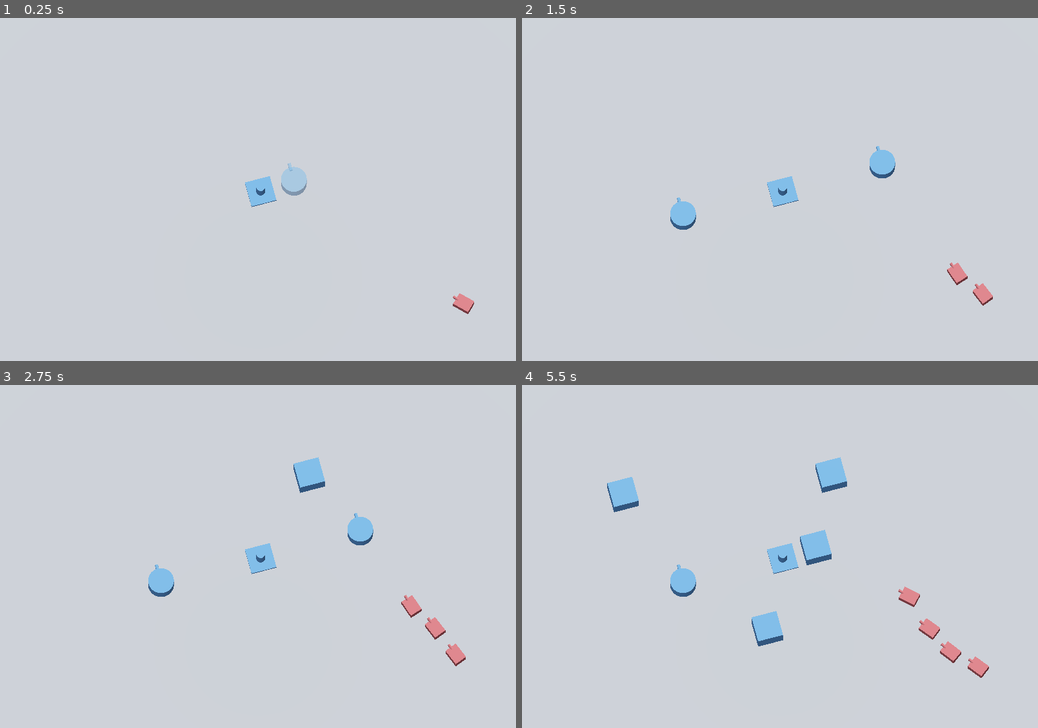
Above: before the commit, frames 1-4 (two rows, left to right).
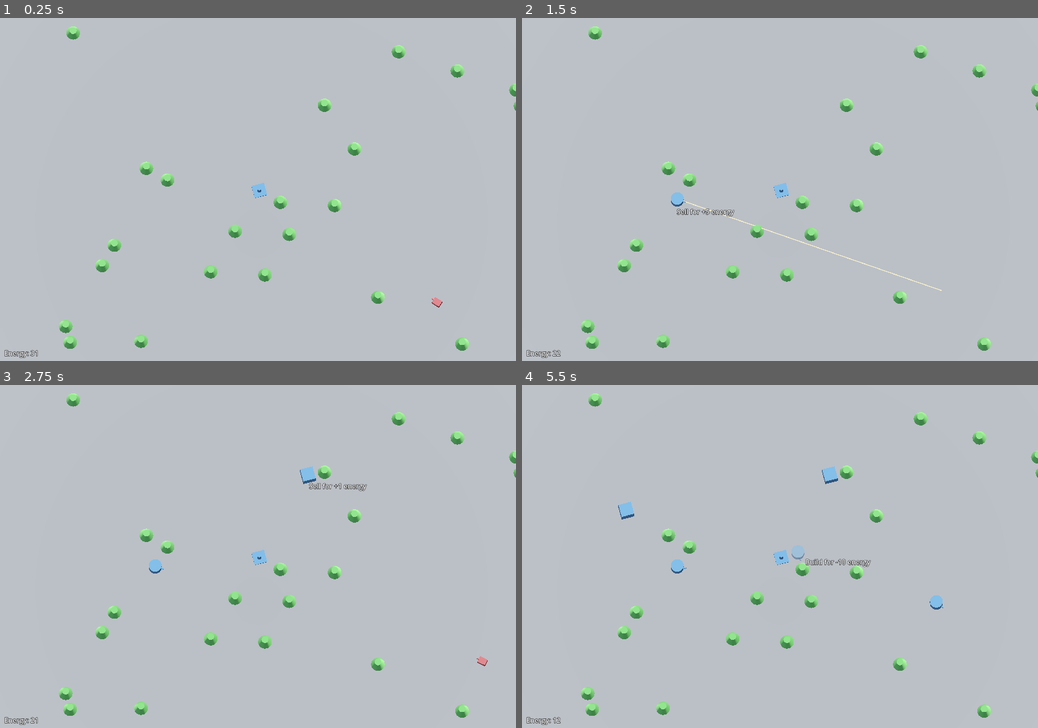
Above: after the commit, the same moments.

Repository: mcjohnalds/machine-extinction-event
Game: Godot game, scene res://main.tscn
Same seed, same stepped clock (60 frames per second), same inputs: the game is played once before the commit and once after it.
Inputs (mouse positions are in pixels of both pictures, inside the frame that each line leads up to):
- Up to frame 1 (0.25 s): no input
- Up to frame 2 (1.5 s): move the mouse to (893, 172) at 0.52 s; tap 3 at 0.6 s; click (893, 172) at 0.67 s; tap 1 at 0.8, 1.35 s; move the mouse to (676, 206) at 1.27 s; click (676, 206) at 1.42 s
- Up to frame 3 (2.75 s): tap 2 at 1.55, 2.1 s; move the mouse to (309, 481) at 2.02 s; click (309, 481) at 2.17 s; tap 3 at 2.3 s
- Up to frame 4 (5.5 s): move the mouse to (754, 625) at 2.77 s; tap 3 at 2.85, 4.55, 5.1 s; click (754, 625) at 2.92 s; tap 1 at 3.05, 3.6, 5.3 s; move the mouse to (934, 607) at 3.52 s; click (934, 607) at 3.67 s; tap 2 at 3.8, 4.35 s; move the mouse to (625, 505) at 4.27 s; click (625, 505) at 4.42 s; move the mouse to (805, 556) at 5.02 s; click (805, 556) at 5.17 s

The runs differ from the first frame. In frame 1, 2.6% of the frame differs, in the area x 0-100%, y 2-100%; in frame 2, 3.3%; in frame 3, 3.7%; in frame 4, 5.1%.

Commit message:
add features

Diff:
--- a/main.gd
+++ b/main.gd
@@ -1,34 +1,60 @@
-extends Node3D
-
-enum BuildingType {TURRET, WALL}
+class_name Main extends Node3D
+
+enum BuildingType {TURRET, WALL, MINE, INVALID}
+const BUILDING_ENERGY_COST = {
+	BuildingType.TURRET: 10,
+	BuildingType.WALL: 2,
+	BuildingType.MINE: 10,
+}
+const BUILDING_ENERGY_SELL_VALUE = {
+	BuildingType.TURRET: 5,
+	BuildingType.WALL: 1,
+	BuildingType.MINE: 5,
+}
 var turret_scene := preload("res://turret.tscn")
 var wall_scene := preload("res://wall.tscn")
 var enemy_scene := preload("res://enemy.tscn")
+var tracer_scene := preload("res://tracer.tscn")
+var uranium_scene := preload("res://uranium.tscn")
+var mine_scene := preload("res://mine.tscn")
 var player_transparent := preload("res://player_transparent.tres")
 @onready var ground := $Ground as Area3D
 @onready var ghost := $Ghost as Node3D
 @onready var launchpad := $Buildings/Launchpad as Node3D
-@onready var turret_ghost := $Ghost/Turret as Node3D
-@onready var wall_ghost := $Ghost/Wall as Node3D
 @onready var enemies := $Enemies as Node
 @onready var buildings := $Buildings as Node
+@onready var energy_label := %EnergyLabel as Label
+@onready var tooltip_label := %TooltipLabel as Label
+var mouse_position_3d := Vector3.ZERO
 var building_type := BuildingType.TURRET
 var grid_to_building := {} # Dictionary[Vector2i, Node3D]
+var grid_to_uranium := {} # Dictionary[Vector2i, Node3D]
+var energy := 30
 
 
 func _ready() -> void:
 	grid_to_building[Vector2i(0, 0)] = launchpad
-
-	for mesh: MeshInstance3D in ghost.find_children("*", "MeshInstance3D"):
-		mesh.material_override = player_transparent
-
-	ground.input_event.connect(_on_input_event)
-
-	while true:
-		var enemy := enemy_scene.instantiate() as Node3D
-		enemy.position = Vector3(5.0, 0.0, 5.0)
-		enemies.add_child(enemy)
-		await get_tree().create_timer(1.0).timeout
+	ground.input_event.connect(_on_ground_input_event)
+	ghost.add_child(turret_scene.instantiate())
+	make_ghost_transparent()
+	start_enemy_spawn_loop()
+	start_energy_loop()
+	for row in range(-100, 100):
+		for col in range(-100, 100):
+			if randf() < 0.03 and (row != 0 or col != 0):
+				var uranium := uranium_scene.instantiate() as Node3D
+				uranium.position.x = row
+				uranium.position.z = col
+				add_child(uranium)
+				grid_to_uranium[Vector2i(row, col)] = uranium
+
+
+
+func _input(event: InputEvent) -> void:
+	if event is InputEventMouseMotion:
+		var e := event as InputEventMouseMotion
+		tooltip_label.position.x = e.position.x
+		tooltip_label.position.y = e.position.y
 
 
 func _unhandled_input(event: InputEvent) -> void:
@@ -38,47 +64,55 @@
 			match e.keycode:
 				KEY_1:
 					building_type = BuildingType.TURRET
-					turret_ghost.visible = true
-					wall_ghost.visible = false
+					ghost.get_child(0).queue_free()
+					ghost.add_child(turret_scene.instantiate())
 				KEY_2:
 					building_type = BuildingType.WALL
-					turret_ghost.visible = false
-					wall_ghost.visible = true
+					ghost.get_child(0).queue_free()
+					ghost.add_child(wall_scene.instantiate())
+				KEY_3:
+					building_type = BuildingType.MINE
+					ghost.get_child(0).queue_free()
+					ghost.add_child(mine_scene.instantiate())
 				KEY_ESCAPE:
 					get_tree().quit()
-
-
-func _on_input_event(
+			make_ghost_transparent()
+
+
+func _on_ground_input_event(
 	_camera: Node,
 	event: InputEvent,
 	event_position: Vector3,
 	_normal: Vector3,
 	_shape_idx: int
 ) -> void:
-	var grid_coord := Vector2i(roundi(event_position.x), roundi(event_position.z))
-	var grid_pos := Vector3(grid_coord.x, 0.0, grid_coord.y)
-	if event is InputEventMouseMotion:
-		ghost.position = grid_pos
-
-	ghost.visible = grid_coord not in grid_to_building
-
-	if event.is_pressed():
-		if grid_coord in grid_to_building:
+	mouse_position_3d = Vector3(event_position.x, 0.0, event_position.z)
+	var grid_coord := Vector2i(roundi(mouse_position_3d.x), roundi(mouse_position_3d.z))
+
+	if can_place_building():
+		if event.is_pressed():
+			var building_cost: int = BUILDING_ENERGY_COST[building_type]
+			set_energy(energy - building_cost)
+			var building_scene := (
+				turret_scene if building_type == BuildingType.TURRET
+				else wall_scene if building_type == BuildingType.WALL
+				else mine_scene
+			)
+			var building := building_scene.instantiate() as Node3D
+			building.position = Vector3(roundi(mouse_position_3d.x), 0.0, roundi(mouse_position_3d.z))
+			grid_to_building[grid_coord] = building
+			buildings.add_child(building)
+	elif can_sell_building():
+		if event.is_pressed():
+			set_energy(energy + get_sell_value())
 			var building: Node3D = grid_to_building[grid_coord]
 			building.queue_free()
 			grid_to_building.erase(grid_coord)
-		else:
-			var building_scene := (
-				turret_scene if building_type == BuildingType.TURRET
-				else wall_scene
-			)
-			var building := building_scene.instantiate() as Node3D
-			building.position = grid_pos
-			grid_to_building[grid_coord] = building
-			buildings.add_child(building)
 
 
 func _process(delta: float) -> void:
+	update_tooltip()
+	update_ghost()
 	for enemy: Node3D in enemies.get_children():
 		if grid_to_building.is_empty():
 			continue
@@ -90,6 +124,37 @@
 			nearest_building.queue_free()
 			enemy.queue_free()
 			grid_to_building.erase(grid_coord)
+	for grid_coord: Vector2i in grid_to_building:
+		var building: Node3D = grid_to_building[grid_coord]
+		if building is Turret:
+			var turret := building as Turret
+			if enemies.get_children().is_empty():
+				continue
+			var nearest_enemy: Node3D = null
+			for enemy: Node3D in enemies.get_children():
+				if (
+					not nearest_enemy
+					or turret.position.distance_to(enemy.position)
+						< turret.position.distance_to(nearest_enemy.position)
+				):
+					nearest_enemy = enemy
+			if get_time() - turret.last_fired_at > 2.0:
+				turret.last_fired_at = get_time()
+				add_tracer(turret, nearest_enemy)
+				nearest_enemy.queue_free()
+				var gun := turret.find_child("Gun") as Node3D
+				gun.look_at(nearest_enemy.position, Vector3.UP, true)
+
+
+func add_tracer(turret: Node3D, enemy: Node3D) -> void:
+	var tracer := tracer_scene.instantiate() as Node3D
+	add_child(tracer)
+	tracer.position = turret.position
+	tracer.look_at(enemy.position, Vector3.UP, true)
+	tracer.scale.z = tracer.position.distance_to(enemy.position)
+	get_tree().create_timer(0.1).timeout.connect(func() -> void:
+		tracer.queue_free()
+	)
 
 
 func get_nearest_building(pos: Vector3) -> Vector2i:
@@ -101,3 +166,101 @@
 		if pos.distance_to(a.position) < pos.distance_to(b.position):
 			nearest_grid_coord = grid_coord
 	return nearest_grid_coord
+
+
+func get_time() -> float:
+	return Time.get_ticks_msec() / 1000.0
+
+
+func make_ghost_transparent() -> void:
+	var meshes := ghost.find_children("*", "MeshInstance3D", true, false)
+	for mesh: MeshInstance3D in meshes:
+		mesh.material_override = player_transparent
+
+
+func start_enemy_spawn_loop() -> void:
+	var t := 2.0
+	while true:
+		var enemy := enemy_scene.instantiate() as Node3D
+		enemy.position = Vector3(10.0, 0.0, 10.0)
+		enemy.position.x += randf_range(-3.0, 3.0)
+		enemy.position.z += randf_range(-3.0, 3.0)
+		enemies.add_child(enemy)
+		await get_tree().create_timer(t).timeout
+		t -= 0.03
+		t = maxf(t, 0.1)
+
+
+func start_energy_loop() -> void:
+	while true:
+		set_energy(energy + 1)
+		for building in buildings.get_children():
+			if building is Mine:
+				set_energy(energy + 1)
+		await get_tree().create_timer(1.0).timeout
+
+
+func set_energy(new_energy: int) -> void:
+	energy = new_energy
+	energy_label.text = "Energy: %s" % energy
+
+
+func update_tooltip() -> void:
+	if can_place_building():
+		var building_cost: int = BUILDING_ENERGY_COST[building_type]
+		tooltip_label.text = "Build for -%s energy" % building_cost
+		tooltip_label.visible = true
+	elif can_sell_building():
+		tooltip_label.text = "Sell for +%s energy" % get_sell_value()
+		tooltip_label.visible = true
+	else:
+		tooltip_label.visible = false
+
+
+func update_ghost() -> void:
+	ghost.position = Vector3(roundi(mouse_position_3d.x), 0.0, roundi(mouse_position_3d.z))
+	ghost.visible = can_place_building()
+
+
+func can_place_building() -> bool:
+	var grid_coord := Vector2i(
+		roundi(mouse_position_3d.x),
+		roundi(mouse_position_3d.z)
+	)
+	var building_cost: int = BUILDING_ENERGY_COST[building_type]
+	return (
+		(
+			building_type == BuildingType.MINE and grid_coord in grid_to_uranium
+			or (
+				building_type != BuildingType.MINE
+				and grid_coord not in grid_to_building
+				and grid_coord not in grid_to_uranium
+			)
+		)
+		and energy >= building_cost
+	)
+
+
+func can_sell_building() -> bool:
+	var grid_coord := Vector2i(
+		roundi(mouse_position_3d.x),
+		roundi(mouse_position_3d.z)
+	)
+	return (
+		grid_coord in grid_to_building and grid_coord != Vector2i(0, 0)
+	)
+
+
+func get_sell_value() -> int:
+	var grid_coord := Vector2i(
+		roundi(mouse_position_3d.x),
+		roundi(mouse_position_3d.z)
+	)
+	var building_under_mouse_type := (
+		BuildingType.TURRET if grid_to_building[grid_coord] is Turret
+		else BuildingType.WALL if grid_to_building[grid_coord] is Wall
+		else BuildingType.MINE if grid_to_building[grid_coord] is Mine
+		else BuildingType.INVALID
+	)
+	assert(building_under_mouse_type != BuildingType.INVALID)
+	return BUILDING_ENERGY_SELL_VALUE[building_under_mouse_type]
--- a/main.tscn
+++ b/main.tscn
@@ -1,9 +1,7 @@
-[gd_scene load_steps=13 format=3 uid="uid://ca5w6pligjaeb"]
+[gd_scene load_steps=11 format=3 uid="uid://ca5w6pligjaeb"]
 
 [ext_resource type="Script" path="res://main.gd" id="1_jl7ro"]
 [ext_resource type="Material" uid="uid://d38cmy2vgkbmb" path="res://player.tres" id="2_bgt2e"]
-[ext_resource type="PackedScene" uid="uid://cdl15ju1voxhk" path="res://turret.tscn" id="3_myx7p"]
-[ext_resource type="PackedScene" uid="uid://7cjndxgwsyn7" path="res://wall.tscn" id="3_owmjx"]
 
 [sub_resource type="ProceduralSkyMaterial" id="ProceduralSkyMaterial_hfirg"]
 sky_horizon_color = Color(0.64625, 0.65575, 0.67075, 1)
@@ -20,7 +18,7 @@
 [sub_resource type="PlaneMesh" id="PlaneMesh_r4355"]
 
 [sub_resource type="StandardMaterial3D" id="StandardMaterial3D_h7dw4"]
-albedo_color = Color(0.639216, 0.639216, 0.639216, 1)
+albedo_color = Color(0.556863, 0.556863, 0.556863, 1)
 
 [sub_resource type="BoxShape3D" id="BoxShape3D_ayy8k"]
 size = Vector3(2000, 1, 2000)
@@ -43,7 +41,7 @@
 [node name="Camera3D" type="Camera3D" parent="."]
 transform = Transform3D(0.965926, 0.25, -0.0669873, 9.02727e-17, 0.258819, 0.965926, 0.258819, -0.933013, 0.25, -0.75, 10, 2.5)
 projection = 1
-size = 10.0
+size = 20.0
 far = 500.0
 
 [node name="Ground" type="Area3D" parent="."]
@@ -61,12 +59,6 @@
 [node name="Ghost" type="Node3D" parent="."]
 transform = Transform3D(1, 0, 0, 0, 1, 0, 0, 0, 1, 1, 0, 0)
 
-[node name="Turret" parent="Ghost" instance=ExtResource("3_myx7p")]
-
-[node name="Wall" parent="Ghost" instance=ExtResource("3_owmjx")]
-transform = Transform3D(1, 0, 0, 0, 1, 0, 0, 0, 1, 2.08165e-12, 2.08165e-12, 2.08165e-12)
-visible = false
-
 [node name="Enemies" type="Node" parent="."]
 
 [node name="Buildings" type="Node" parent="."]
@@ -82,3 +74,21 @@
 transform = Transform3D(0.256716, 0, 0, 0, 0.256716, 0, 0, 0, 0.256716, 0, 0.305468, 0)
 mesh = SubResource("CylinderMesh_lurw7")
 skeleton = NodePath("../../..")
+
+[node name="UI" type="CanvasLayer" parent="."]
+
+[node name="EnergyLabel" type="Label" parent="UI"]
+unique_name_in_owner = true
+offset_left = 10.0
+offset_top = 770.0
+offset_right = 90.0
+offset_bottom = 793.0
+text = "Energy: 0"
+
+[node name="TooltipLabel" type="Label" parent="UI"]
+unique_name_in_owner = true
+offset_left = 570.0
+offset_top = 400.0
+offset_right = 688.0
+offset_bottom = 423.0
+text = "-10 energy"
--- /dev/null
+++ b/mine.gd
@@ -0,0 +1 @@
+class_name Mine extends Node3D
--- /dev/null
+++ b/mine.tscn
@@ -0,0 +1,18 @@
+[gd_scene load_steps=4 format=3 uid="uid://b8etnikxj4lia"]
+
+[ext_resource type="Script" path="res://mine.gd" id="1_hfp5h"]
+[ext_resource type="Material" uid="uid://d38cmy2vgkbmb" path="res://player.tres" id="2_hmo7u"]
+
+[sub_resource type="PrismMesh" id="PrismMesh_cx3d0"]
+material = ExtResource("2_hmo7u")
+left_to_right = 1.11022e-16
+size = Vector3(0.7, 0.7, 0.7)
+
+[node name="Mine" type="Node3D"]
+transform = Transform3D(1, 0, 0, 0, 1, 0, 0, 0, 1, 2.08165e-12, 2.08165e-12, 2.08165e-12)
+script = ExtResource("1_hfp5h")
+
+[node name="MeshInstance3D" type="MeshInstance3D" parent="."]
+transform = Transform3D(1, 0, 0, 0, 1, 0, 0, 0, 1, 2.08165e-12, 0.35, 2.08165e-12)
+mesh = SubResource("PrismMesh_cx3d0")
+skeleton = NodePath("../../..")
--- a/project.godot
+++ b/project.godot
@@ -30,7 +30,10 @@
 window/size/window_width_override=2400
 window/size/window_height_override=1600
 window/stretch/mode="viewport"
-window/stretch/scale=0.5
+
+[gui]
+
+theme/custom="res://theme.tres"
 
 [rendering]
 
--- /dev/null
+++ b/theme.tres
@@ -0,0 +1,5 @@
+[gd_resource type="Theme" format=3 uid="uid://dd40wdgage8g7"]
+
+[resource]
+Label/colors/font_outline_color = Color(0, 0, 0, 1)
+Label/constants/outline_size = 3
--- /dev/null
+++ b/tracer.tscn
@@ -0,0 +1,17 @@
+[gd_scene load_steps=3 format=3 uid="uid://cttvjcxmfeosi"]
+
+[sub_resource type="StandardMaterial3D" id="StandardMaterial3D_d10f0"]
+shading_mode = 0
+albedo_color = Color(0.917647, 0.862745, 0.654902, 1)
+
+[sub_resource type="CylinderMesh" id="CylinderMesh_ff224"]
+material = SubResource("StandardMaterial3D_d10f0")
+top_radius = 0.025
+bottom_radius = 0.025
+height = 1.0
+
+[node name="Tracer" type="Node3D"]
+
+[node name="MeshInstance3D" type="MeshInstance3D" parent="."]
+transform = Transform3D(1, 0, 0, 0, -4.37114e-08, -1, 0, 1, -4.37114e-08, 0, 0.32461, 0.5)
+mesh = SubResource("CylinderMesh_ff224")
--- /dev/null
+++ b/turret.gd
@@ -0,0 +1,3 @@
+class_name Turret extends Node3D
+
+var last_fired_at := 0.0
--- a/turret.tscn
+++ b/turret.tscn
@@ -1,5 +1,6 @@
-[gd_scene load_steps=4 format=3 uid="uid://cdl15ju1voxhk"]
+[gd_scene load_steps=5 format=3 uid="uid://cdl15ju1voxhk"]
 
+[ext_resource type="Script" path="res://turret.gd" id="1_5sndl"]
 [ext_resource type="Material" uid="uid://d38cmy2vgkbmb" path="res://player.tres" id="1_pckrt"]
 
 [sub_resource type="CylinderMesh" id="CylinderMesh_yc31u"]
@@ -10,15 +11,16 @@
 
 [node name="Turret" type="Node3D"]
 transform = Transform3D(1, 0, 0, 0, 1, 0, 0, 0, 1, 2.08165e-12, 2.08165e-12, 2.08165e-12)
+script = ExtResource("1_5sndl")
 
 [node name="Base" type="MeshInstance3D" parent="."]
 transform = Transform3D(0.75, 0, 0, 0, 0.22325, 0, 0, 0, 0.75, 0, 0.218402, 0)
 mesh = SubResource("CylinderMesh_yc31u")
 skeleton = NodePath("../..")
 
-[node name="Turret" type="Node3D" parent="."]
+[node name="Gun" type="Node3D" parent="."]
 
-[node name="Cylinder" type="MeshInstance3D" parent="Turret"]
-transform = Transform3D(0.094981, 0, 0, 0, -4.80509e-09, -0.094981, 0, 0.109927, -4.15175e-09, 0, 0.301197, -0.421219)
+[node name="Cylinder" type="MeshInstance3D" parent="Gun"]
+transform = Transform3D(0.094981, 0, 0, 0, -4.80509e-09, -0.094981, 0, 0.109927, -4.15175e-09, 2.08165e-12, 0.301, 0.421)
 mesh = SubResource("CylinderMesh_lurw7")
 skeleton = NodePath("../../..")
--- /dev/null
+++ b/uranium.tscn
@@ -0,0 +1,21 @@
+[gd_scene load_steps=4 format=3 uid="uid://2dcbik0xbmcs"]
+
+[ext_resource type="Script" path="res://turret.gd" id="1_ekg0v"]
+
+[sub_resource type="StandardMaterial3D" id="StandardMaterial3D_mirsg"]
+albedo_color = Color(0.411765, 0.729412, 0.364706, 1)
+
+[sub_resource type="CylinderMesh" id="CylinderMesh_4vmj1"]
+material = SubResource("StandardMaterial3D_mirsg")
+top_radius = 0.2
+bottom_radius = 0.4
+height = 0.5
+
+[node name="Uranium" type="Node3D"]
+transform = Transform3D(1, 0, 0, 0, 1, 0, 0, 0, 1, 2.08165e-12, 2.08165e-12, 2.08165e-12)
+script = ExtResource("1_ekg0v")
+
+[node name="MeshInstance3D" type="MeshInstance3D" parent="."]
+transform = Transform3D(1, 0, 0, 0, 1, 0, 0, 0, 1, 2.08165e-12, 0.25, 2.08165e-12)
+mesh = SubResource("CylinderMesh_4vmj1")
+skeleton = NodePath("../..")
--- /dev/null
+++ b/wall.gd
@@ -0,0 +1 @@
+class_name Wall extends Node3D
--- a/wall.tscn
+++ b/wall.tscn
@@ -1,12 +1,14 @@
-[gd_scene load_steps=3 format=3 uid="uid://7cjndxgwsyn7"]
+[gd_scene load_steps=4 format=3 uid="uid://7cjndxgwsyn7"]
 
 [ext_resource type="Material" uid="uid://d38cmy2vgkbmb" path="res://player.tres" id="1_ayd3o"]
+[ext_resource type="Script" path="res://wall.gd" id="1_ppo31"]
 
 [sub_resource type="BoxMesh" id="BoxMesh_4jb6m"]
 material = ExtResource("1_ayd3o")
 
 [node name="Wall" type="Node3D"]
 transform = Transform3D(1, 0, 0, 0, 1, 0, 0, 0, 1, 2.08165e-12, 2.08165e-12, 2.08165e-12)
+script = ExtResource("1_ppo31")
 
 [node name="Base" type="MeshInstance3D" parent="."]
 transform = Transform3D(0.75, 0, 0, 0, 0.599328, 0, 0, 0, 0.75, 0, 0.288832, 0)
